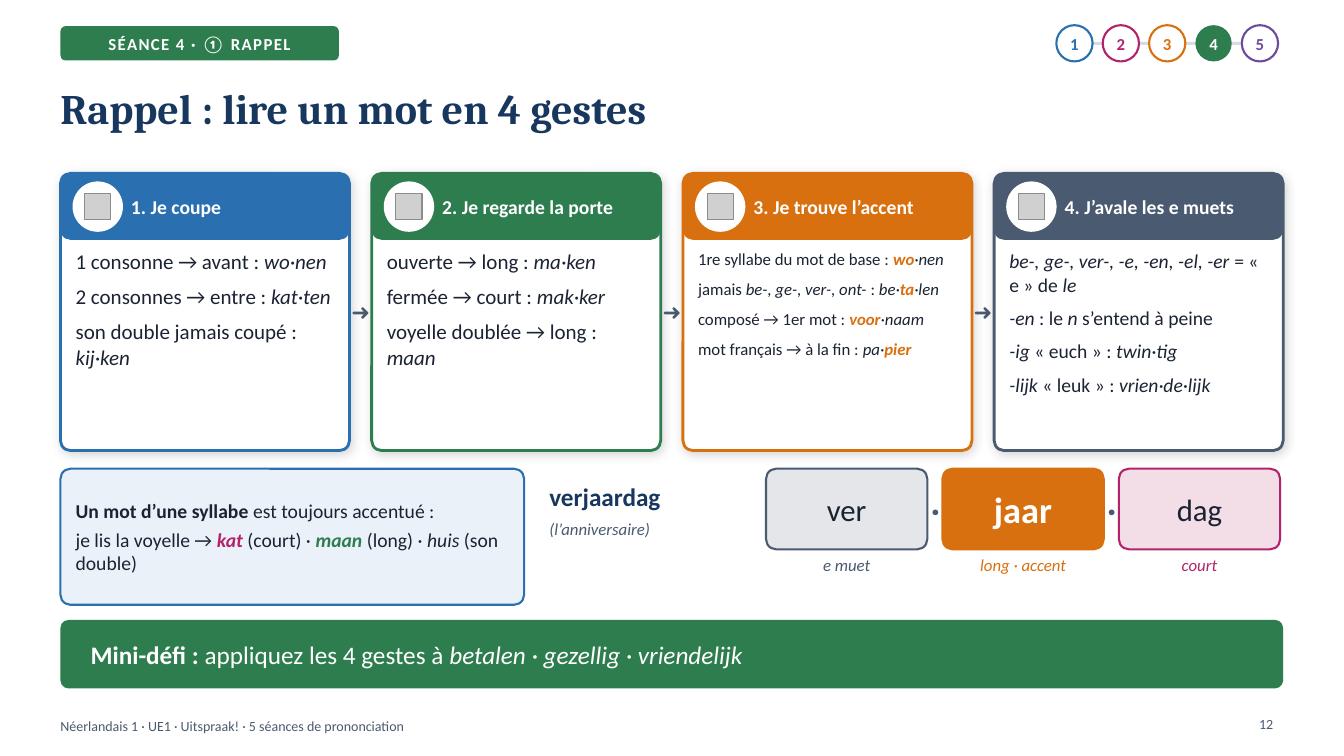
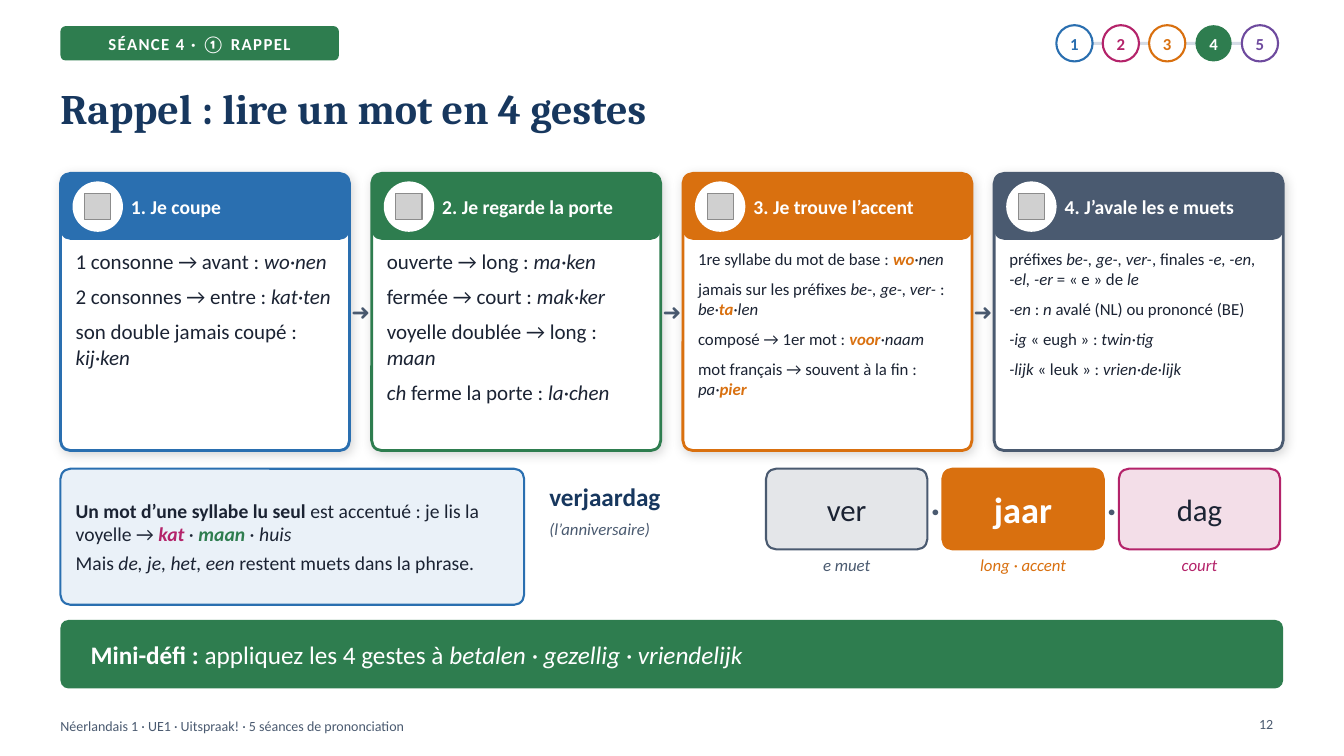
Before and after one commit to ajouniaux/talenleren, a slide deck: slide 12 of neerlandais1/powerpoints/Uitspraak_5_seances.pptx. Drawn at 1344x756 pixels with LibreOffice and Linux fonts; fonts in the diff are those of the drawing; grey boxes stand for pictures. Boxes give left, top, right and bottom in pixels: in the first picture for what was removed or moved away, otherwise in the second. Text is boxed around its words. In the diff, an @@ line names an element or a change of style, - is before the commit and + after.

```diff
--- a/neerlandais1/powerpoints/Uitspraak_5_seances.pptx
+++ b/neerlandais1/powerpoints/Uitspraak_5_seances.pptx
@@ text at (x1=1009, y1=253, x2=1255, y2=348): text changed; size 14 to 12 pt; italic off @@
-be-, ge-, ver-, -e, -en, -el, -er = « e » de le
--en : le n s’entend à peine
--ig « euch » : twin·tig
+préfixes be-, ge-, ver-, finales -e, -en, -el, -er = « e » de le
+-en : n avalé (NL) ou prononcé (BE)
+-ig « eugh » : twin·tig
@@ text at (x1=698, y1=283, x2=936, y2=315): text changed; italic off @@
-jamais be-, ge-, ver-, ont- : be·ta·len
+jamais sur les préfixes be-, ge-, ver- : be·ta·len
@@ text at (x1=387, y1=385, x2=609, y2=404): paragraph added @@
+ch ferme la porte : la·chen
@@ text at (x1=698, y1=363, x2=909, y2=398): text changed @@
-mot français → à la fin : pa·pier
+mot français → souvent à la fin : pa·pier
@@ text at (x1=1009, y1=363, x2=1181, y2=378): size 14 to 12 pt in "-lijk « leuk » : vrien·de·lijk" @@
@@ text at (x1=76, y1=504, x2=479, y2=573): text changed @@
-Un mot d’une syllabe est toujours accentué :
-je lis la voyelle → kat (court) · maan (long) · huis (son double)
+Un mot d’une syllabe lu seul est accentué : je lis la voyelle → kat · maan · huis
+Mais de, je, het, een restent muets dans la phrase.
```
Also in this commit, not shown: 8 other slides changed, 2 other files.
